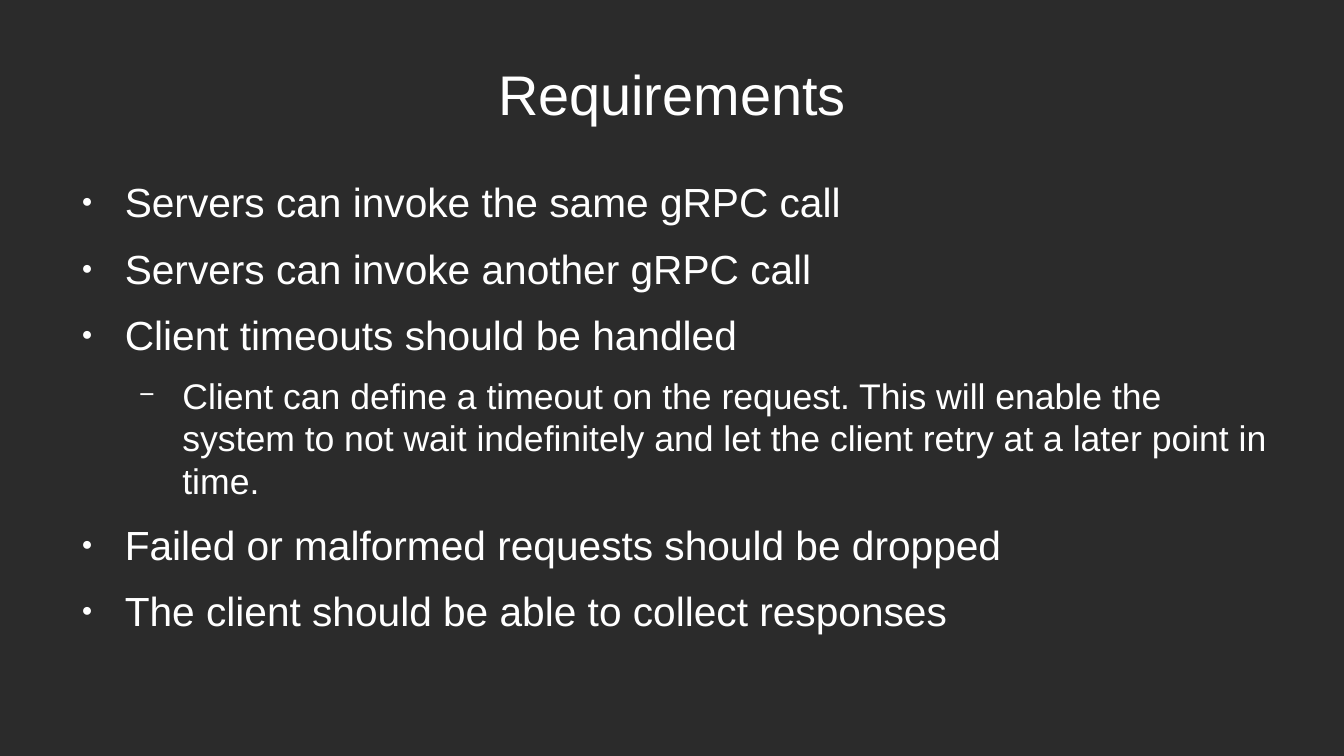
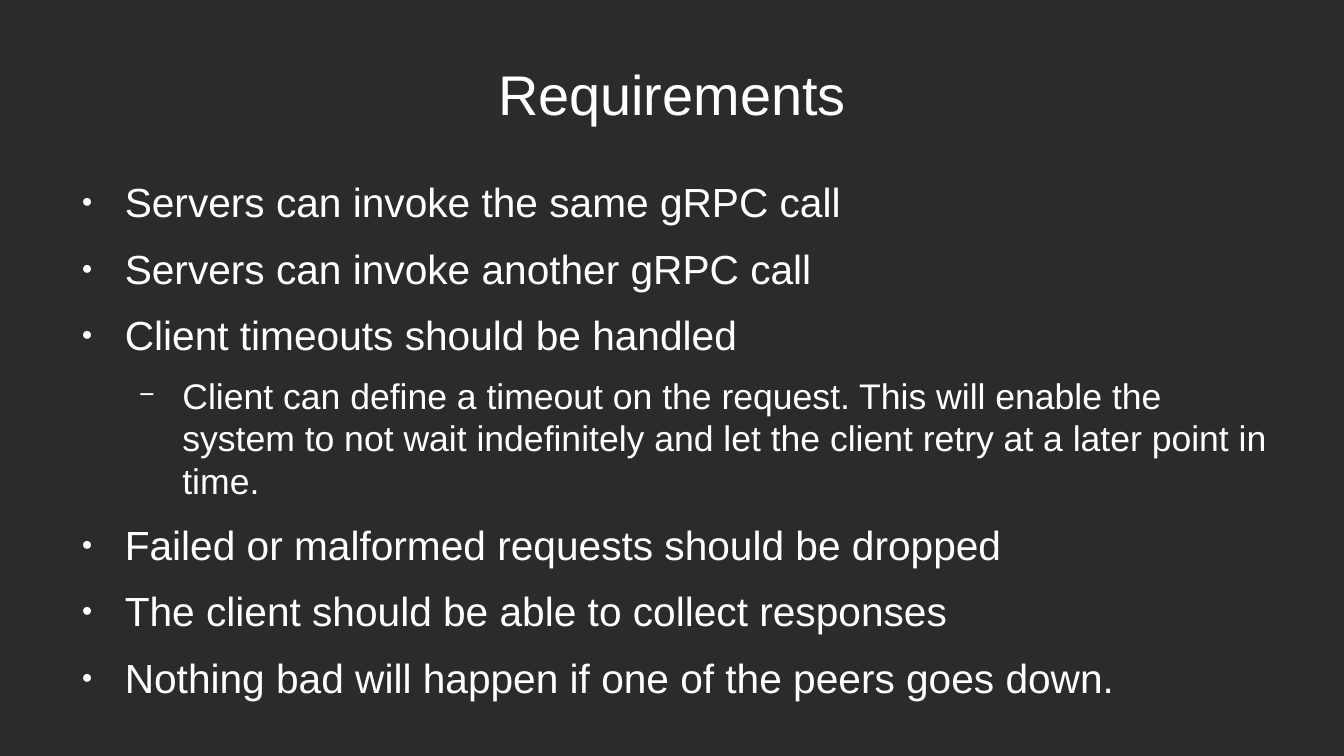
Before and after one commit to aleksander-vedvik/Master, a slide deck: slide 4 of notes/presentation_updated.odp. Drawn at 1344x756 pixels with LibreOffice and Linux fonts; fonts in the diff are those of the drawing; background and template pictures are left out; a plain dark background stands for a picture behind light text. Boxes give left, top, right and bottom in pixels: in the first picture for what was removed or moved away, otherwise in the second. Text is boxed around its words. In the diff, an @@ line names an element or a change of style, - is before the commit and + after.

```diff
--- a/notes/presentation_updated.odp
+++ b/notes/presentation_updated.odp
@@ text at [125, 663, 1114, 701]: paragraph added @@
+● Nothing bad will happen if one of the peers goes down.
```
Also in this commit, not shown: 4 other files.
